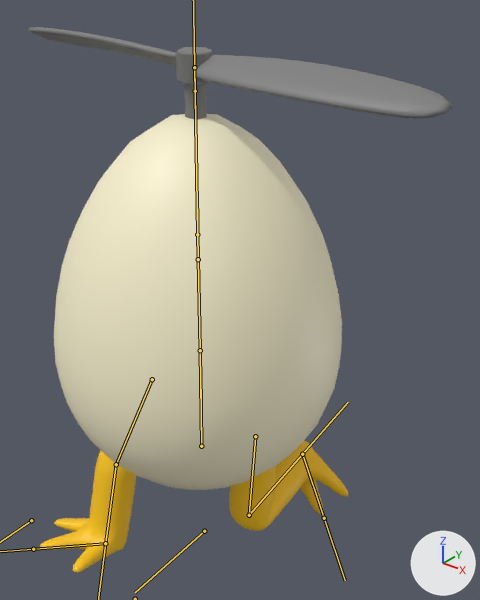
Two versions of the FBX model Assets/Models/The_Egg_mesh_rig_001.fbx, one commit apart.
Both versions are drawn from a camera (50 mm lens) standing at (4.75, -5.15, 6.98) and looking at (0.44, 0.25, 3.64). Every picture has the same lights, and +X, +Y and +Z are marked at lower right. Both versions are drawn at frame 1 of the action 'egg_run_right.001'; the numbers are the values there. The bones that bend it are drawn over the model as lines.

Objects in the first picture: 'the_egg_mesh.001'.
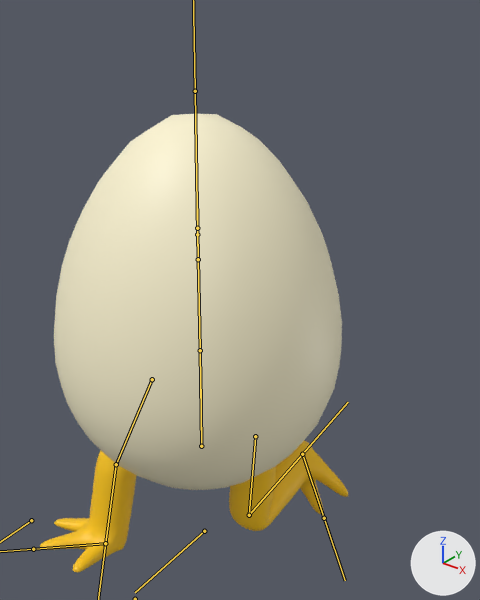
The change in detail:
Bone 'egg_propeller_DEF.001' (bone_egg_propeller_def_001) is rescaled from (1.0, 1.0, 1.0) to (0.19, 0.19, 0.19).

Changed parts and their boxes [x1, y1, x2, y2] in the pictures (480 x 600 px):
'the_egg_mesh.001', posed (28% narrower, 16% shorter)
    before: [28, 27, 454, 572]
    after: [40, 113, 348, 572]
bone 'egg_propeller_DEF.001', root to tip
    before: (198, 259) to (194, 67)
    after: (198, 259) to (197, 228)
